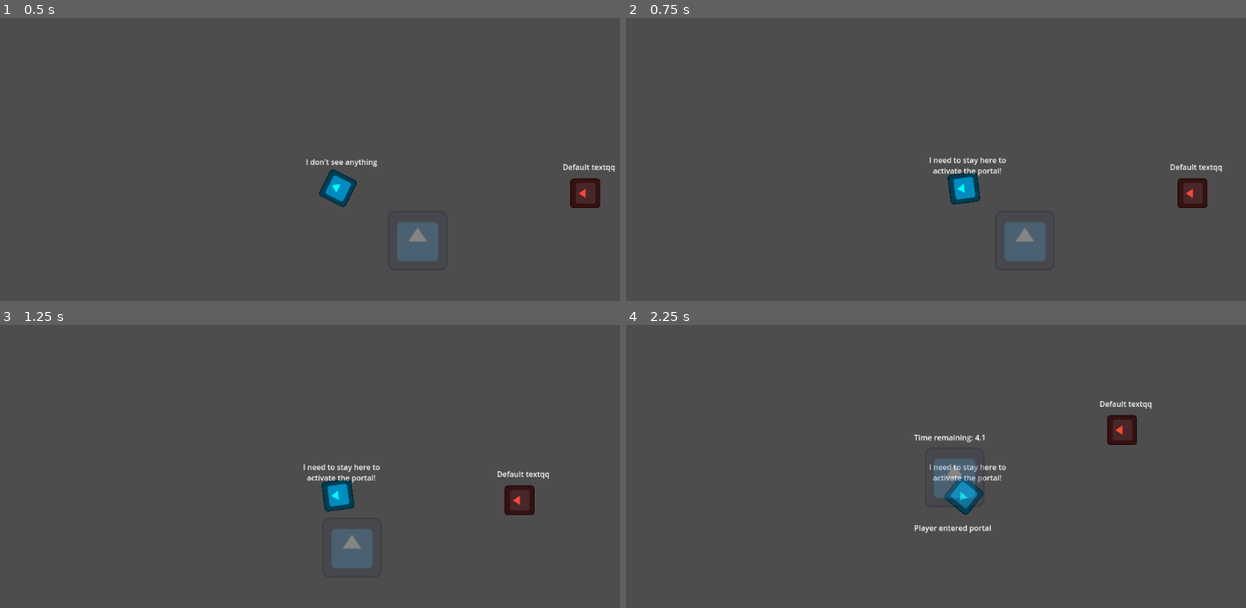
Above: before the commit, frames 1-4 (two rows, left to right).
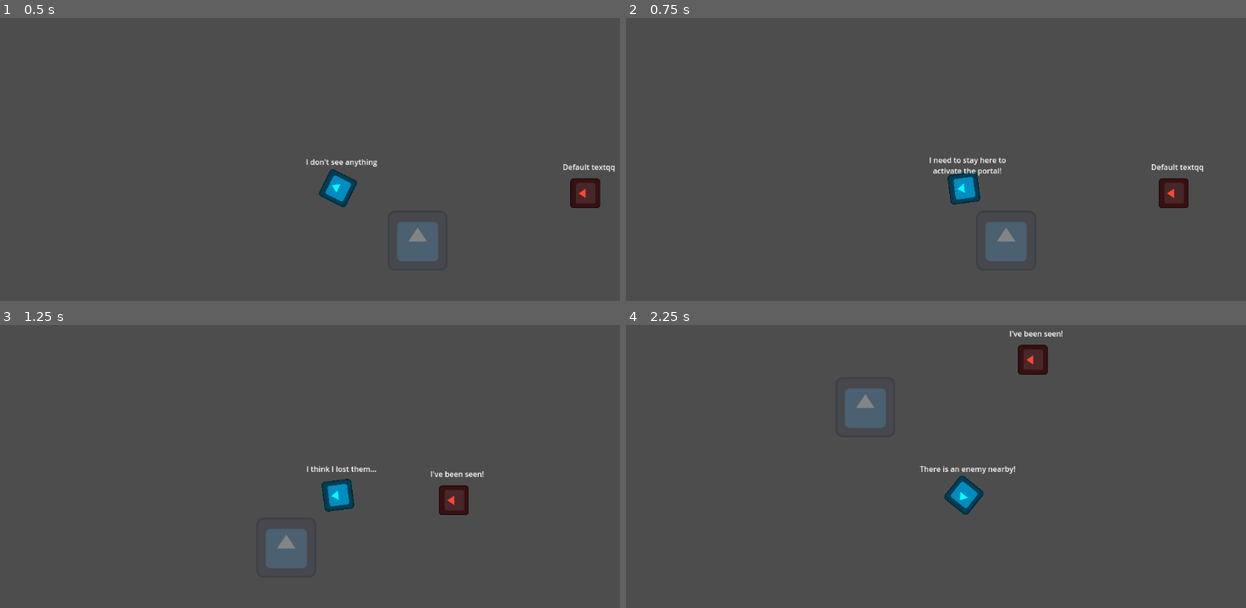
Above: after the commit, the same moments.

Repository: haladrias/godot_wild_jam_82_project
Game: Godot game, scene res://scenes/main.tscn
Same seed, same stepped clock (60 frames per second), same inputs: the game is played once before the commit and once after it. The engine's default icon, where the game draws it, is replaced by a stand-in: a white triangle on a blue panel in a dark square.
Inputs (mouse positions are in pixels of both pictures, inside the frame that each line leads up to):
- Up to frame 1 (0.5 s): no input
- Up to frame 2 (0.75 s): tap Enter at 0.5 s; move the mouse to (1109, 167) at 0.52 s; hold D (move_right) from 0.53 s (still down); hold F (test) from 0.53 s (still down)
- Up to frame 3 (1.25 s): keep holding D (move_right); keep holding F (test)
- Up to frame 4 (2.25 s): move the mouse to (830, 514) at 1.27 s; release D (move_right) at 1.28 s; release F (test) at 1.28 s; hold S (move_down) 1.28-2.03 s; tap F (test) at 1.35 s; move the mouse to (1029, 412) at 2.02 s; hold D (move_right) from 2.03 s (still down); hold F (test) from 2.03 s (still down)

Frame 1 is identical in both runs. In frame 2, 1.7% of the frame differs, in the area x 57-97%, y 51-86%; in frame 3, 3.4%; in frame 4, 3.5%, in the area x 35-85%, y 2-74%.

Commit message:
change_the_way_of_applying_ailment

Diff:
--- a/project.godot
+++ b/project.godot
@@ -19,7 +19,7 @@
 
 SignalBus="*res://scripts/signal_bus.gd"
 GlobalConstants="*res://scripts/global_constants.gd"
-AilmentTrigger="*res://scenes/slow_area.tscn"
+AilmentManager="*res://scripts/AilmentManager.gd"
 
 [input]
 
--- a/scenes/interaction_testing.tscn
+++ b/scenes/interaction_testing.tscn
@@ -1,7 +1,10 @@
-[gd_scene load_steps=3 format=3 uid="uid://cgk3hcnxqg4l2"]
+[gd_scene load_steps=4 format=3 uid="uid://cgk3hcnxqg4l2"]
 
 [ext_resource type="PackedScene" uid="uid://fvpldi3fxw26" path="res://scenes/slow_area.tscn" id="2_iuir6"]
 [ext_resource type="PackedScene" uid="uid://cglaqk4lp80eb" path="res://scenes/temp_player.tscn" id="3_5v6yl"]
+
+[sub_resource type="CircleShape2D" id="CircleShape2D_iuir6"]
+radius = 173.026
 
 [node name="interaction_testing" type="Node2D"]
 
@@ -10,3 +13,8 @@
 
 [node name="slow_area" parent="." instance=ExtResource("2_iuir6")]
 position = Vector2(389, 26)
+status_ailment = 2
+
+[node name="CollisionShape2D" type="CollisionShape2D" parent="slow_area"]
+position = Vector2(106, 214)
+shape = SubResource("CircleShape2D_iuir6")
--- a/scenes/slow.tscn
+++ b/scenes/slow.tscn
@@ -2,5 +2,8 @@
 
 [ext_resource type="Script" uid="uid://bh2o721dpxo7d" path="res://scripts/slow.gd" id="1_4qhwf"]
 
-[node name="Node2D" type="Node2D"]
+[node name="Node2D" type="Area2D"]
 script = ExtResource("1_4qhwf")
+
+[connection signal="area_entered" from="." to="." method="_on_area_entered"]
+[connection signal="area_exited" from="." to="." method="_on_area_exited"]
--- a/scenes/slow_area.tscn
+++ b/scenes/slow_area.tscn
@@ -1,20 +1,6 @@
-[gd_scene load_steps=3 format=3 uid="uid://fvpldi3fxw26"]
+[gd_scene load_steps=2 format=3 uid="uid://fvpldi3fxw26"]
 
 [ext_resource type="Script" uid="uid://be6livlb1ibv6" path="res://scripts/slow_area.gd" id="1_fesha"]
 
-[sub_resource type="CircleShape2D" id="CircleShape2D_j0v35"]
-radius = 176.182
-
-[node name="slow_area" type="Node2D"]
+[node name="slow_area" type="Area2D"]
 script = ExtResource("1_fesha")
-
-[node name="Area2D" type="Area2D" parent="."]
-
-[node name="CollisionShape2D" type="CollisionShape2D" parent="Area2D"]
-position = Vector2(520, 176)
-shape = SubResource("CircleShape2D_j0v35")
-debug_color = Color(0.480526, 0.58155, 0.239305, 0.42)
-
-[connection signal="area_entered" from="Area2D" to="." method="_on_area_2d_area_entered"]
-[connection signal="area_exited" from="Area2D" to="." method="_on_area_2d_area_exited"]
-[connection signal="body_entered" from="Area2D" to="." method="_on_area_2d_body_entered"]
--- a/scenes/temp_player.tscn
+++ b/scenes/temp_player.tscn
@@ -12,6 +12,10 @@
 
 [sub_resource type="RectangleShape2D" id="RectangleShape2D_j5nhj"]
 size = Vector2(64, 64)
+
+[sub_resource type="CapsuleShape2D" id="CapsuleShape2D_a17a3"]
+radius = 8.0
+height = 16.0
 
 [node name="TempPlayer" type="CharacterBody2D" node_paths=PackedStringArray("input_component", "movement_component", "detection_component") groups=["Player"]]
 script = ExtResource("1_qc3fp")
@@ -54,3 +58,7 @@
 
 [node name="Node2D" parent="." node_paths=PackedStringArray("movement") instance=ExtResource("6_a17a3")]
 movement = NodePath("../MovementComponent")
+
+[node name="CollisionShape2D" type="CollisionShape2D" parent="Node2D"]
+shape = SubResource("CapsuleShape2D_a17a3")
+debug_color = Color(0.85906, 0.363337, 5.77569e-07, 0.42)
--- /dev/null
+++ b/scripts/AilmentManager.gd
@@ -0,0 +1,3 @@
+extends Node
+
+var ailment: int
--- a/scripts/slow.gd
+++ b/scripts/slow.gd
@@ -1,9 +1,9 @@
-extends Node2D
+extends Area2D
 class_name Slow
 
-var max_time : float = 10.0
-var _timer : float = 10.0
-var parent : Node2D
+var max_time : float = 3.0
+var _timer : float = 3.0
+var parent : CharacterBody2D
 var ailment_active : bool = false
 
 @export var slowed  = 0.5
@@ -11,22 +11,22 @@
 @export var movement : Node2D
 
 func _ready() -> void:
-	#parent = get_parent().get_node("res://scenes/movement_component.tscn")
-	AilmentTrigger.player_entered.connect(apply)
+	parent = get_parent()
+	#AilmentTrigger.player_entered.connect(apply)
 	#AilmentTrigger.player_exited.connect(remove)
-
+	pass
 
 func _process(_delta: float) -> void:
 	if ailment_active == false:
 		return
 	if _timer <= 0:
-		remove()
+		remove_stun()
 		return
 	_timer -= _delta
 
 	print(_timer)
 
-func apply() -> void:
+func apply_slow() -> void:
 	if movement.speed <= 200:
 		return
 	movement.speed -= 200
@@ -34,11 +34,32 @@
 	print("slowed")
 	pass
 
-
+func apply_stun()-> void:
+	movement.speed = 0
+	ailment_active = true
 
 func remove() -> void:
 	movement.speed = normal_speed
-	_timer = max_time
+
 	ailment_active = false
 	print("slow removed")
 	pass
+
+func remove_stun() -> void:
+	movement.speed = normal_speed
+	_timer = max_time
+	ailment_active = false
+	pass
+
+func _on_area_entered(area: trigger) -> void:
+	if area is trigger:
+		if AilmentManager.ailment == 1:
+			apply_slow()
+		elif AilmentManager.ailment == 2:
+			await get_tree().create_timer(0.5).timeout
+			apply_stun()
+
+
+func _on_area_exited(_area: trigger) -> void:
+	if _area is trigger:
+		remove()
--- a/scripts/slow_area.gd
+++ b/scripts/slow_area.gd
@@ -1,21 +1,25 @@
-extends Node2D
+extends Area2D
+class_name trigger
 
-signal player_entered
-signal player_exited
-signal enemy_entered
-signal enemy_exited
+@export var status_ailment : int = 1
 
-@onready var area_2d: Area2D = $Area2D
 
+#signal player_entered
+#signal player_exited
+#signal enemy_entered
+#signal enemy_exited
+#
+#@onready var area_2d: Area2D = $Area2D
+#
 func _ready() -> void:
-
-	pass
-
-func _on_area_2d_body_entered(body: CharacterBody2D) -> void:
-	if body.is_in_group("Player"):
-		player_entered.emit()
-	else:
-		enemy_entered.emit()
+	AilmentManager.ailment = status_ailment
+	#pass
+#
+#func _on_area_2d_body_entered(body: CharacterBody2D) -> void:
+	#if body.is_in_group("Player"):
+		#player_entered.emit()
+	#else:
+		#enemy_entered.emit()
 
 
 
Not shown: 1 places in scenes/temp_player.tscn that only renumber resources
Not shown, added: scripts/AilmentManager.gd.uid
